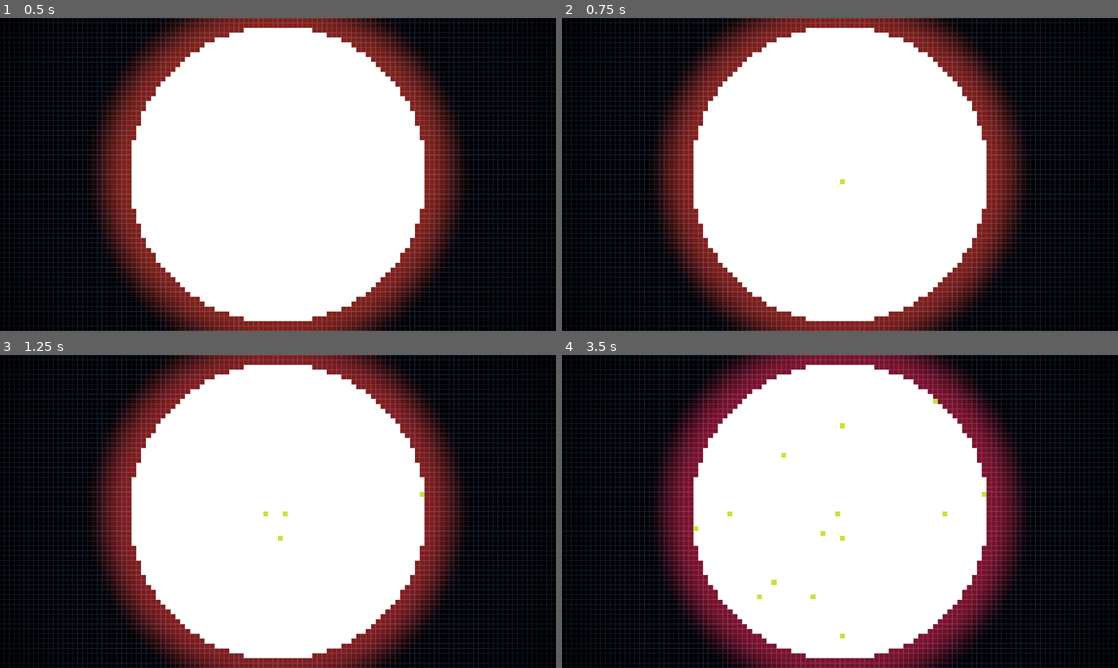
Above: before the commit, frames 1-4 (two rows, left to right).
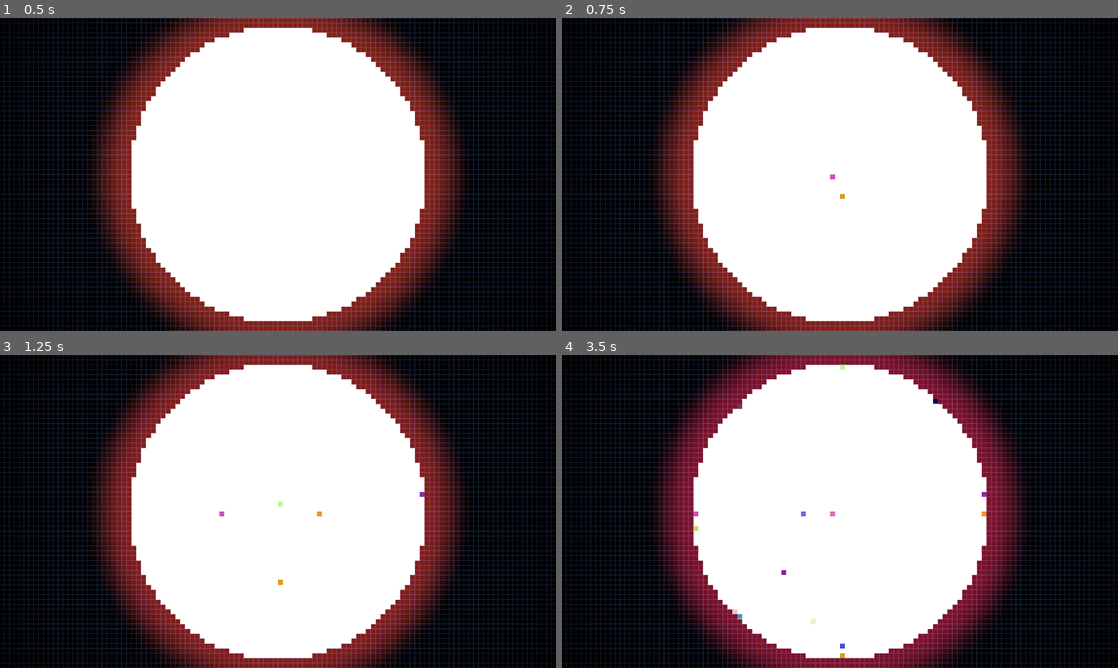
Above: after the commit, the same moments.

Repository: Masupell/sand_tetris_round
Game: Godot game, scene res://scenes/World.tscn
The game is run twice, just before and just after one commit, with the same random seed, the same clock (stepped at 60 frames per second) and the same inputs. The project has no main scene, so this scene is started directly.
Inputs (mouse positions are in pixels of both pictures, inside the frame that each line leads up to):
- Up to frame 1 (0.5 s): no input
- Up to frame 2 (0.75 s): tap Enter (ui_accept) at 0.5, 0.6 s; move the mouse to (962, 158) at 0.52 s; click (962, 158) at 0.67 s
- Up to frame 3 (1.25 s): tap Enter (ui_accept) at 0.77, 1.07 s
- Up to frame 4 (3.5 s): move the mouse to (728, 527) at 1.27 s; tap Enter (ui_accept) at 1.35, 1.52, 1.82, 2.1, 2.85, 3.02, 3.32 s; click (728, 527) at 1.42 s; move the mouse to (895, 442) at 2.02 s; click (895, 442) at 2.17 s; move the mouse to (812, 574) at 2.77 s; click (812, 574) at 2.92 s

Frame 1 is identical in both runs. In frame 2, less than 0.1% of the frame differs, in the area x 48-51%, y 50-58%; in frame 3, 0.1%; in frame 4, 0.4%, in the area x 23-77%, y 3-97%.

Commit message:
Cell COlor Property

Diff:
--- a/Code/grid.gd
+++ b/Code/grid.gd
@@ -14,7 +14,7 @@
 var center = Vector2(width/2,height/2)
 
 var time_passed: float = 0.0
-var interval: float = 0.1
+var interval: float = 0.05
 
 enum CellType { EMPTY, SAND, WATER, WALL, BARRIER}
 
@@ -22,6 +22,7 @@
 	var type: int = CellType.EMPTY
 	var extra: int = 0 # Not needed except for water later (moving left or right)
 	var vel: Vector2 = Vector2.ZERO
+	var color: Color = Color(0.0, 0.0, 0.0)
 
 	func _init(_type: int = 0, _extra: int = 0) -> void:
 		type = _type
@@ -79,7 +80,7 @@
 					@warning_ignore("integer_division")
 					var gap_y = (720-height*size)/2
 					var rect = Rect2(gap_x+x*size, gap_y+y*size, size, size)
-					draw_rect(rect, Color(0.753, 0.898, 0.227, 1.0))
+					draw_rect(rect, box.color)#Color(0.753, 0.898, 0.227, 1.0))
 
 
 func _input(event: InputEvent) -> void:
@@ -92,6 +93,7 @@
 		if idx < 64*64:
 			if grid[idx].type == CellType.EMPTY:
 				grid[idx].type = CellType.SAND
+				grid[idx].color = Color(randf(), randf(), randf())
 	if event.is_action_released("ui_accept"):
 		spawn_sand()
 
@@ -104,6 +106,7 @@
 		var dir = Vector2(cos(angle), sin(angle))
 		grid[idx].type = CellType.SAND
 		grid[idx].vel = dir
+		grid[idx].color = Color(randf(), randf(), randf())
 
 
 func update_sand():
@@ -155,5 +158,6 @@
 				var tidx = ty * width + tx
 				if grid[tidx].type == CellType.EMPTY:
 					grid[tidx].type = CellType.SAND
+					grid[tidx].color = grid[idx].color
 					grid[idx].type = CellType.EMPTY
 					break
